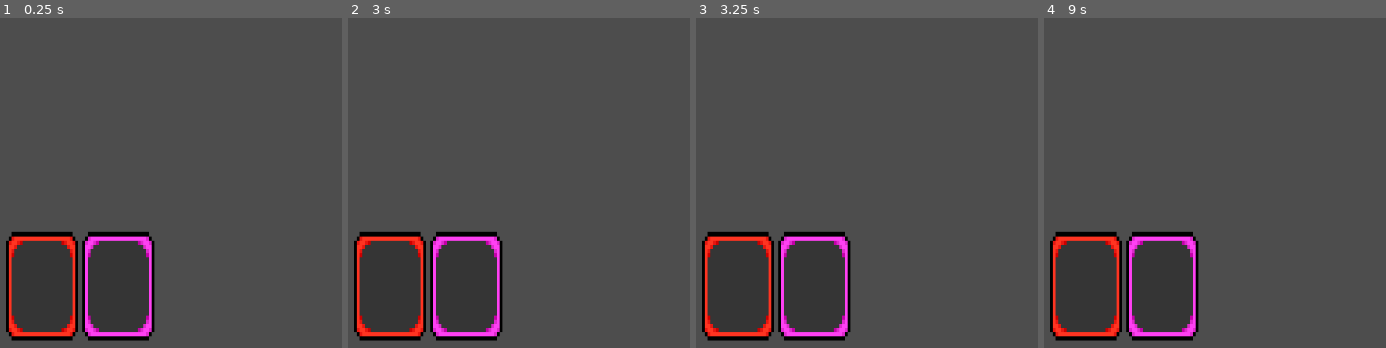
Above: before the commit, frames 1-4 (left to right).
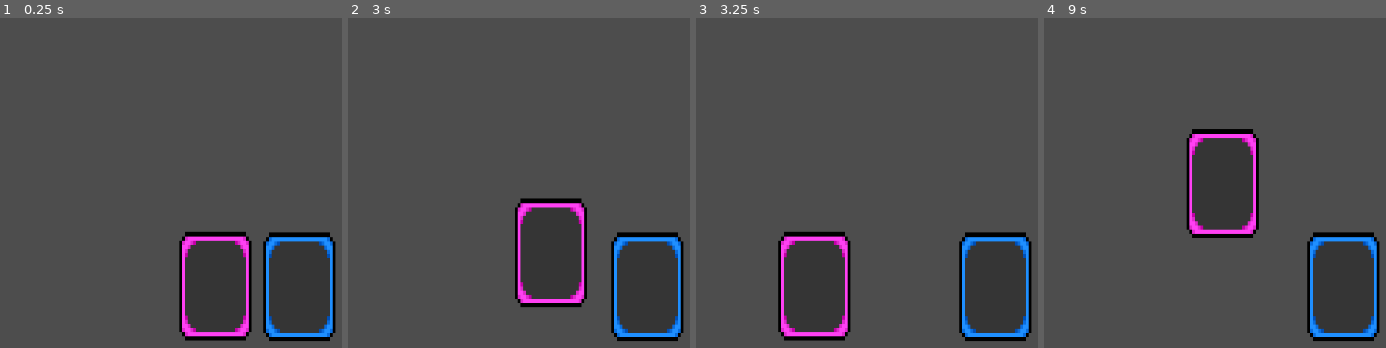
Above: after the commit, the same moments.

Repository: DarkRawel/Arcana
Game: Godot game, scene res://scenes/game.tscn
The game is run twice, just before and just after one commit, with the same random seed, the same clock (stepped at 60 frames per second) and the same inputs.
Inputs (mouse positions are in pixels of both pictures, inside the frame that each line leads up to):
- Up to frame 1 (0.25 s): no input
- Up to frame 2 (3 s): tap Enter at 0.5, 2 s; move the mouse to (outside the picture) at 0.52 s; click (outside the picture) at 0.67 s; tap Space at 1.25, 2.75 s; drag from (474, 169) to (389, 285) at 1.27 s; move the mouse to (outside the picture) at 2.02 s; click (outside the picture) at 2.17 s; drag from (594, 235) to (467, 285) at 2.77 s
- Up to frame 3 (3.25 s): no input
- Up to frame 4 (9 s): move the mouse to (outside the picture) at 3.52 s; click (outside the picture) at 3.67 s; tap Enter at 4.25 s; drag from (1088, 80) to (1208, 34) at 4.27 s; tap Space at 5 s; move the mouse to (1368, 146) at 5.02 s; click (1368, 146) at 5.17 s; drag from (1208, 34) to (1085, 285) at 5.77 s; move the mouse to (outside the picture) at 6.52 s; click (outside the picture) at 6.67 s; drag from (1170, 169) to (1163, 285) at 7.27 s; move the mouse to (outside the picture) at 8.02 s; click (outside the picture) at 8.17 s; drag from (1290, 235) to (1088, 80) at 8.77 s

The runs differ from the first frame. In frame 1, 9.3% of the frame differs, in the area x 1-99%, y 64-98%; in frame 2, 9.3%; in frame 3, 4.7%; in frame 4, 9.3%.

Commit message:
Add third card and campfire background to options
Introduced a new card_3 scene and updated game.tscn to include Card3. Enhanced the options scene with a campfire background image and styled the Back button. Adjusted layout and resource references to support these additions.

Diff:
--- /dev/null
+++ b/scenes/card_3.tscn
@@ -0,0 +1,21 @@
+[gd_scene load_steps=3 format=3 uid="uid://blbk7ypvogcuo"]
+
+[ext_resource type="Texture2D" uid="uid://d4gp78tlrgib1" path="res://sprites/Card RPG UI&Charactors/box.png" id="1_cv3wt"]
+
+[sub_resource type="RectangleShape2D" id="RectangleShape2D_rhn1m"]
+size = Vector2(26, 26.166668)
+
+[node name="Card3" type="Node2D"]
+
+[node name="Sprite2D" type="Sprite2D" parent="."]
+scale = Vector2(4, 6)
+texture = ExtResource("1_cv3wt")
+region_enabled = true
+region_rect = Rect2(-0.15637863, 25.86, 26.074074, 26.21819)
+
+[node name="Area2D" type="Area2D" parent="."]
+scale = Vector2(4, 6)
+
+[node name="CollisionShape2D" type="CollisionShape2D" parent="Area2D"]
+position = Vector2(0, -0.08333349)
+shape = SubResource("RectangleShape2D_rhn1m")
--- a/scenes/game.tscn
+++ b/scenes/game.tscn
@@ -1,16 +1,20 @@
-[gd_scene load_steps=4 format=3 uid="uid://bvfgeyyd6tv4h"]
+[gd_scene load_steps=5 format=3 uid="uid://bvfgeyyd6tv4h"]
 
 [ext_resource type="PackedScene" uid="uid://m8cfxnfmbpwi" path="res://scenes/card.tscn" id="1_80nbo"]
 [ext_resource type="Script" uid="uid://t8xx0p0g51a3" path="res://scripts/card_manager.gd" id="1_yqjtg"]
 [ext_resource type="PackedScene" uid="uid://y5yiovd1xbf2" path="res://scenes/card_2.tscn" id="3_lnu2h"]
+[ext_resource type="PackedScene" uid="uid://blbk7ypvogcuo" path="res://scenes/card_3.tscn" id="4_lbhrr"]
 
 [node name="Game" type="Node2D"]
 
 [node name="CardManager" type="Node2D" parent="."]
 script = ExtResource("1_yqjtg")
 
-[node name="Card" parent="CardManager" instance=ExtResource("1_80nbo")]
-position = Vector2(225, 526)
+[node name="Card1" parent="CardManager" instance=ExtResource("1_80nbo")]
+position = Vector2(-70, 553)
 
 [node name="Card2" parent="CardManager" instance=ExtResource("3_lnu2h")]
-position = Vector2(335, 526)
+position = Vector2(475, 526)
+
+[node name="Card3" parent="CardManager" instance=ExtResource("4_lbhrr")]
+position = Vector2(596, 527)
--- a/scenes/options.tscn
+++ b/scenes/options.tscn
@@ -1,7 +1,13 @@
-[gd_scene load_steps=3 format=3 uid="uid://crlvvaqxgydh7"]
+[gd_scene load_steps=5 format=3 uid="uid://crlvvaqxgydh7"]
 
-[ext_resource type="Texture2D" uid="uid://cnx8e5pu8hihu" path="res://sprites/Card RPG UI&Charactors/Braid.png" id="1_c2u1v"]
 [ext_resource type="Script" uid="uid://d1pk8ldrucjdo" path="res://scripts/options.gd" id="1_yjkok"]
+[ext_resource type="Texture2D" uid="uid://yvjwipg3ihve" path="res://sprites/Options_Background/campfire.jpg" id="2_yjkok"]
+
+[sub_resource type="StyleBoxFlat" id="StyleBoxFlat_yjkok"]
+bg_color = Color(1, 0, 1, 1)
+
+[sub_resource type="StyleBoxFlat" id="StyleBoxFlat_2iy26"]
+bg_color = Color(0.89018416, 0.38641536, 0.7179766, 1)
 
 [node name="Options" type="Control"]
 layout_mode = 3
@@ -10,23 +16,21 @@
 offset_bottom = 40.0
 script = ExtResource("1_yjkok")
 
-[node name="TextureRect" type="TextureRect" parent="."]
-layout_mode = 1
-offset_left = 1024.0
-offset_top = 1.0
-offset_right = 1600.0
-offset_bottom = 1025.0
-rotation = 1.5707964
-texture = ExtResource("1_c2u1v")
+[node name="Campfire" type="TextureRect" parent="."]
+layout_mode = 0
+offset_right = 3000.0
+offset_bottom = 2000.0
+scale = Vector2(0.38399997, 0.32325)
+texture = ExtResource("2_yjkok")
 
 [node name="VBoxContainer" type="VBoxContainer" parent="."]
 layout_mode = 1
 anchors_preset = -1
 anchor_right = 25.624
 anchor_bottom = 14.377001
-offset_left = 458.0
+offset_left = 514.0
 offset_top = 251.0
-offset_right = -497.95996
+offset_right = -441.95996
 offset_bottom = -266.08002
 grow_horizontal = 2
 grow_vertical = 2
@@ -39,6 +43,8 @@
 
 [node name="Back" type="Button" parent="VBoxContainer"]
 layout_mode = 2
+theme_override_styles/normal = SubResource("StyleBoxFlat_yjkok")
+theme_override_styles/hover = SubResource("StyleBoxFlat_2iy26")
 text = "Back"
 
 [connection signal="pressed" from="VBoxContainer/LinkButton" to="." method="_on_link_button_pressed"]
Binary file added: sprites/Options_Background/campfire.jpg
Not shown, added: sprites/Options_Background/campfire.jpg.import
